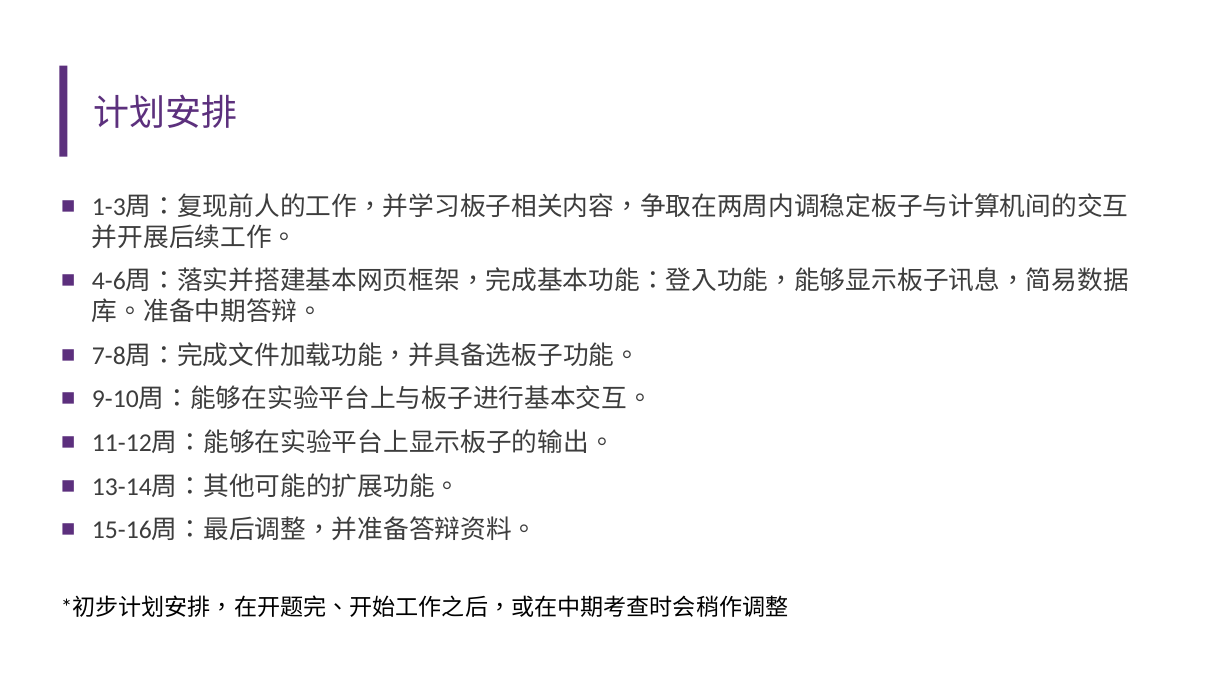
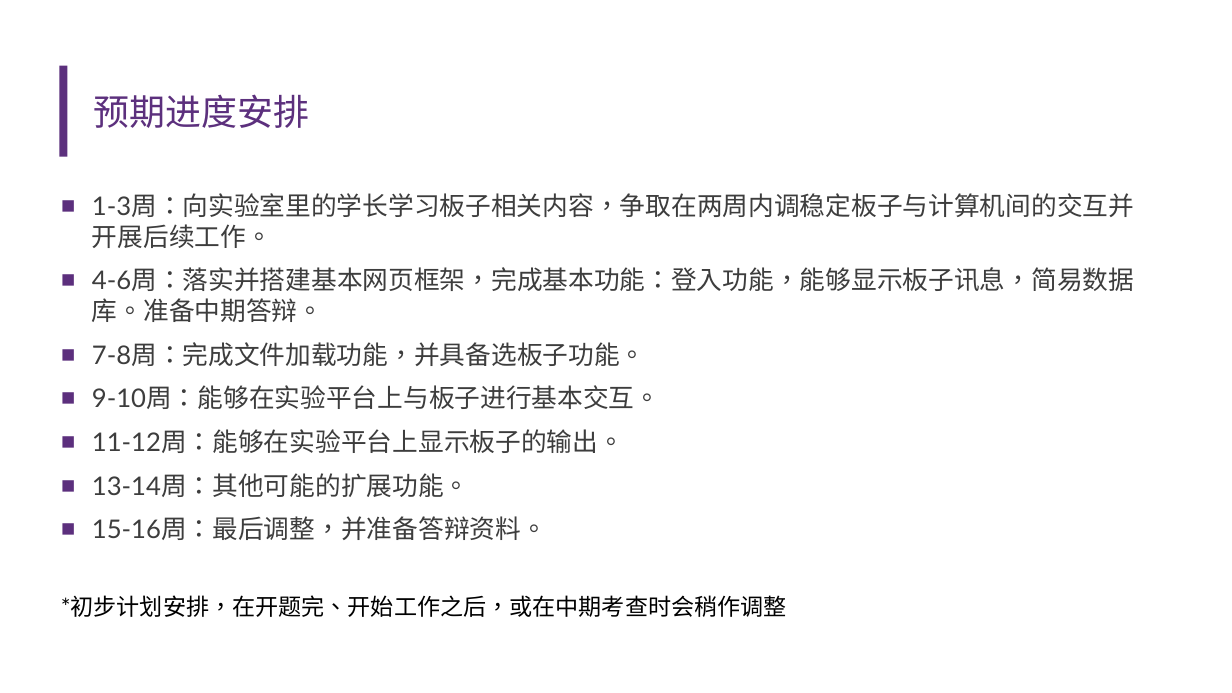
Before and after one commit to nubbi3/graduation-projects, a slide deck: slide 13 of PPT/30號答辯ppt(初版).pptx. Drawn at 1232x693 pixels with LibreOffice and Linux fonts; fonts in the diff are those of the drawing. Boxes give left, top, right and bottom in pixels: in the first picture for what was removed or moved away, otherwise in the second. Text is boxed around its words. In the diff, an @@ line names an element or a change of style, - is before the commit and + after.

```diff
--- a/PPT/30號答辯ppt(初版).pptx
+++ b/PPT/30號答辯ppt(初版).pptx
@@ title at [94, 94, 309, 128]: text changed @@
-计划安排
+预期进度安排
@@ text at [92, 193, 1134, 248]: text changed; font Calibri to Lato @@
-■ 1-3周：复现前人的工作，并学习板子相关内容，争取在两周内调稳定板子与计算机间的交互并开展后续工作。
+■ 1-3周：向实验室里的学长学习板子相关内容，争取在两周内调稳定板子与计算机间的交互并开展后续工作。
@@ text at [92, 267, 1134, 540]: font Calibri to Lato in "4-6周：落实并搭建基本网页框架，完成基本功能：登入功能，能够显示板子讯息，简易数据库。准备中期答辩。", "7-8周：完成文件加载功能，并具备选板子功能。", "9-10周：能够在实验平台上与板子进行基本交互。", "11-12周：能够在实验平台上显示板子的输出。" and 2 more places @@
@@ text "*初步计划安排，在开题完、开始工作之后，或在中期考查时会稍作调整" at [61, 595, 787, 617]: font Calibri to Lato @@
```
Also in this commit, not shown: 9 other slides changed, 2 slides added, 2 slides removed, 2 other files.
